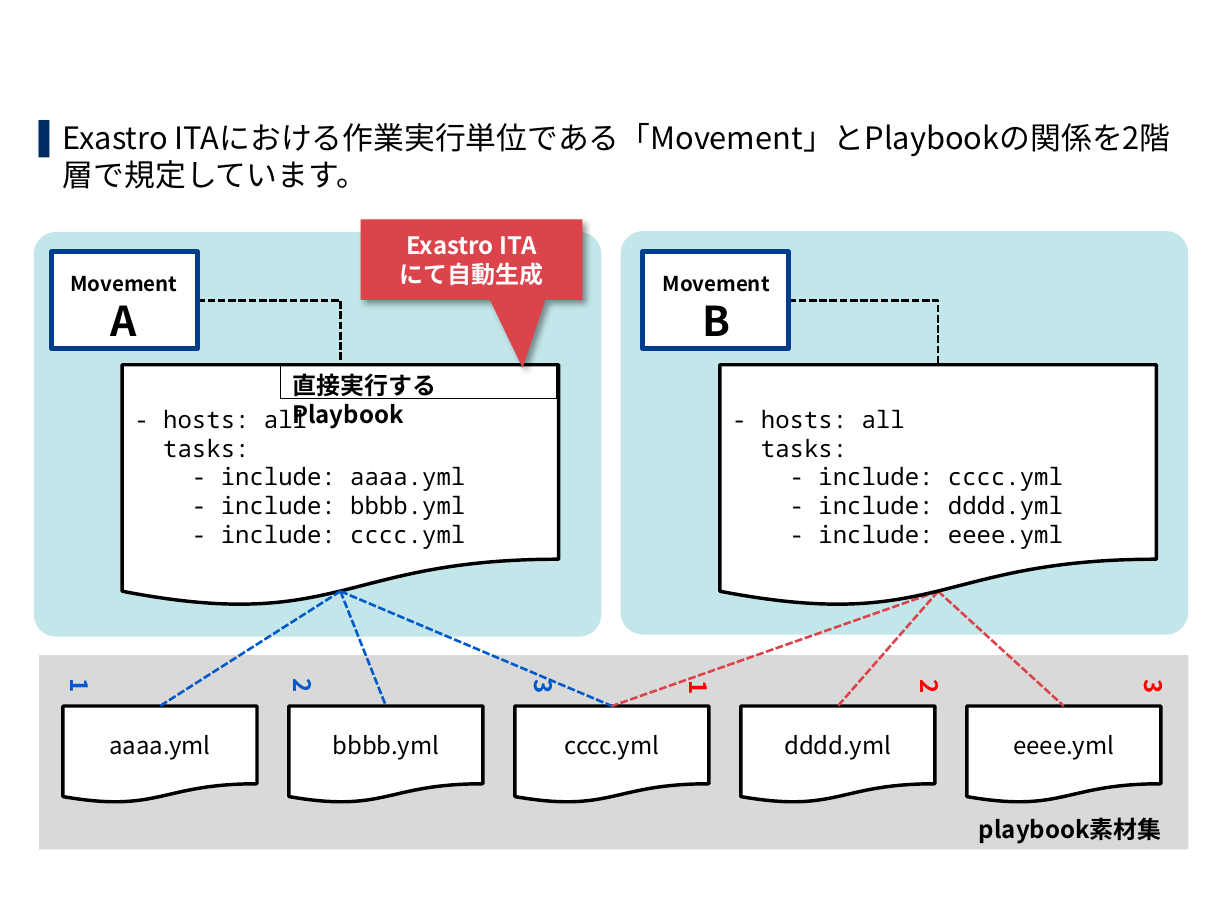
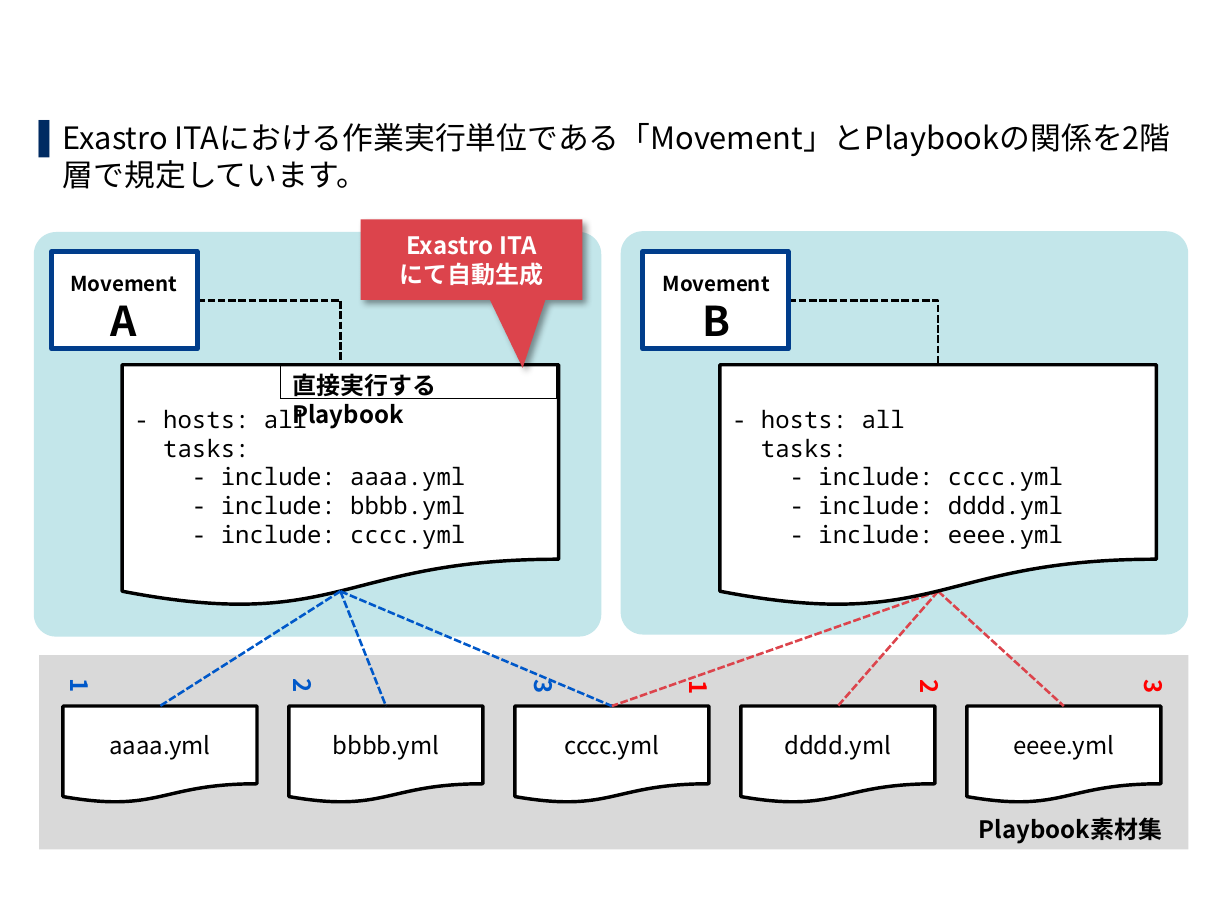
Before and after one commit to exastro-suite/it-automation-docs, a slide deck: slide 9 of asset/Learn_ja/ITA-Ansible-Driver_ja.pptx. Drawn at 1232x924 pixels with LibreOffice and Linux fonts; fonts in the diff are those of the drawing; background and template pictures are left out. Boxes give left, top, right and bottom in pixels: in the first picture for what was removed or moved away, otherwise in the second. Text is boxed around its words. In the diff, an @@ line names an element or a change of style, - is before the commit and + after.

```diff
--- a/asset/Learn_ja/ITA-Ansible-Driver_ja.pptx
+++ b/asset/Learn_ja/ITA-Ansible-Driver_ja.pptx
@@ text at box(979, 817, 1163, 844): text changed @@
-playbook素材集
+Playbook素材集
```
Also in this commit, not shown: 7 other slides changed, 1 other file.
